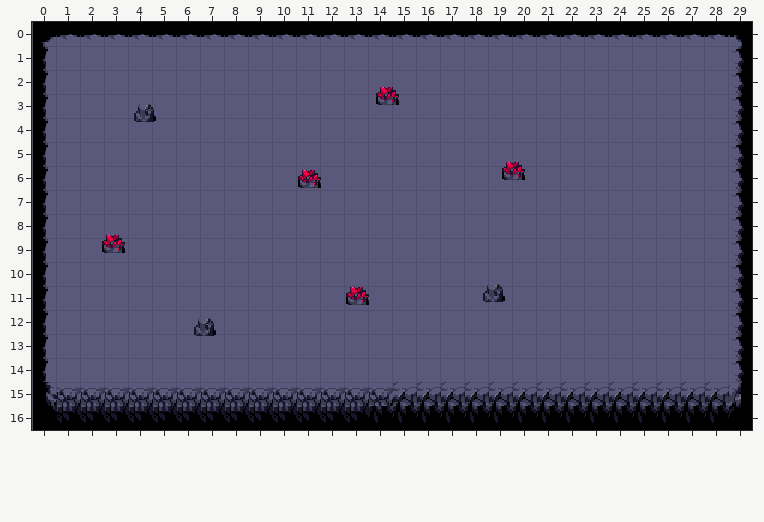
Level history. Tiled map: game/resources/assets/tiles/level1.tmx. Above is the file before it was changed.
Cells are 16x16 px. Shown: x 0..29, y 0..16.
The result:
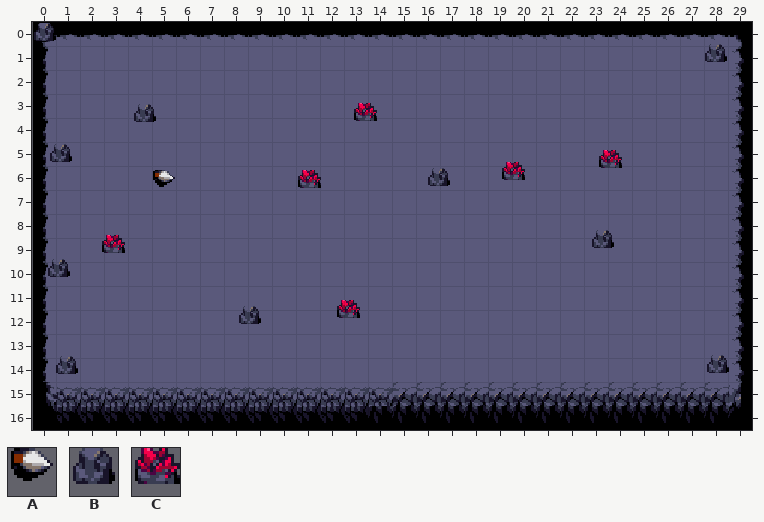
Key: from "tileset": A 32, B 34, C 35.
Objects are placed by their top-left corner, in cells (3,4 is the top-left corner of cell 3,4); size is 1x1 cell unless given.
From old to new:
Layer "Rocks":
Object C at 14.3,2.7 becomes C at 13.4,3.4.
Object B at 6.7,12.3 becomes B at 0.6,9.9.
A new object: B "rock" at 0,0.
A new object: B "rock" at 28,0.9.
A new object: B "rock" at 0.7,5.1.
A new object: C "crystal" at 23.6,5.3.
A new object: B "rock" at 16.5,6.1.
A new object: B "rock" at 23.3,8.7.
A new object: C at 12.7,11.6.
A new object: B "rock" at 8.6,11.8.
A new object: B "rock" at 28.1,13.9.
A new object: B "rock" at 1,13.9.
Object B at 18.8,10.9 is removed.
Object C at 13,11 is removed.
Layer "player" (added):
A new object: A "player" at 5,6.2.
